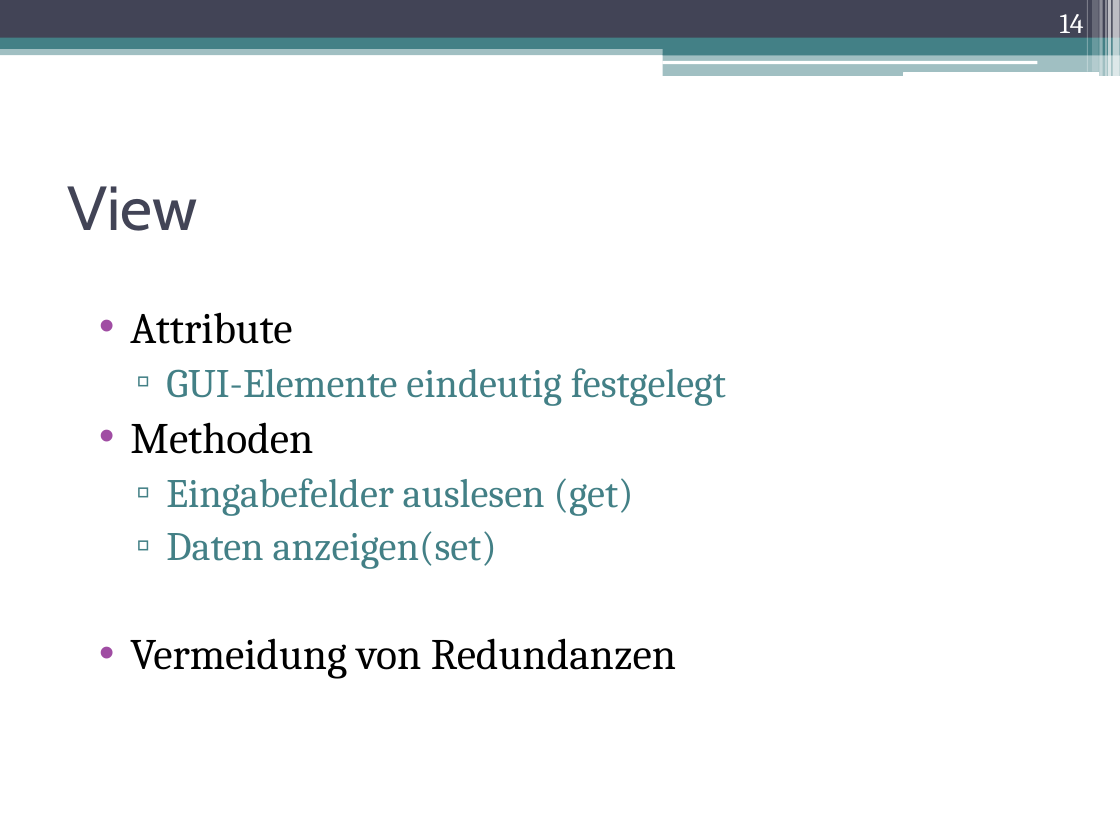
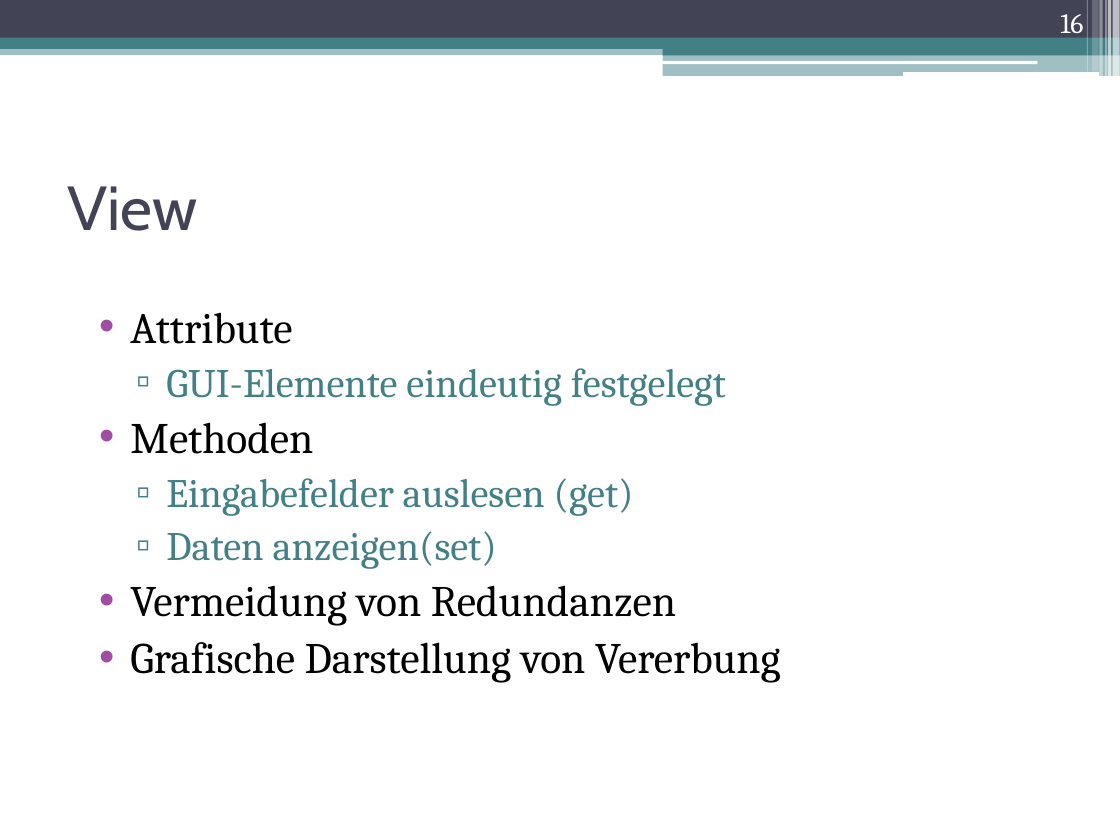
Before and after one commit to DanJoeHa/Fallstudie, a slide deck: slide 16 of Projektmanagement/Abschlusspräsentation.pptx (slide 14 before the commit). Drawn at 1120x840 pixels with LibreOffice and Linux fonts; fonts in the diff are those of the drawing; background and template pictures are left out. Boxes give left, top, right and bottom in pixels: in the first picture for what was removed or moved away, otherwise in the second. Text is boxed around its words. In the diff, an @@ line names an element or a change of style, - is before the commit and + after.

```diff
--- a/Projektmanagement/Abschlusspräsentation.pptx
+++ b/Projektmanagement/Abschlusspräsentation.pptx
@@ page number at box(1060, 14, 1083, 40): text changed @@
-14
+16
@@ text at box(130, 642, 781, 683): paragraph added @@
+• Grafische Darstellung von Vererbung
```
Also in this commit, not shown: 1 other slide changed, 3 slides added, 1 slide removed.
